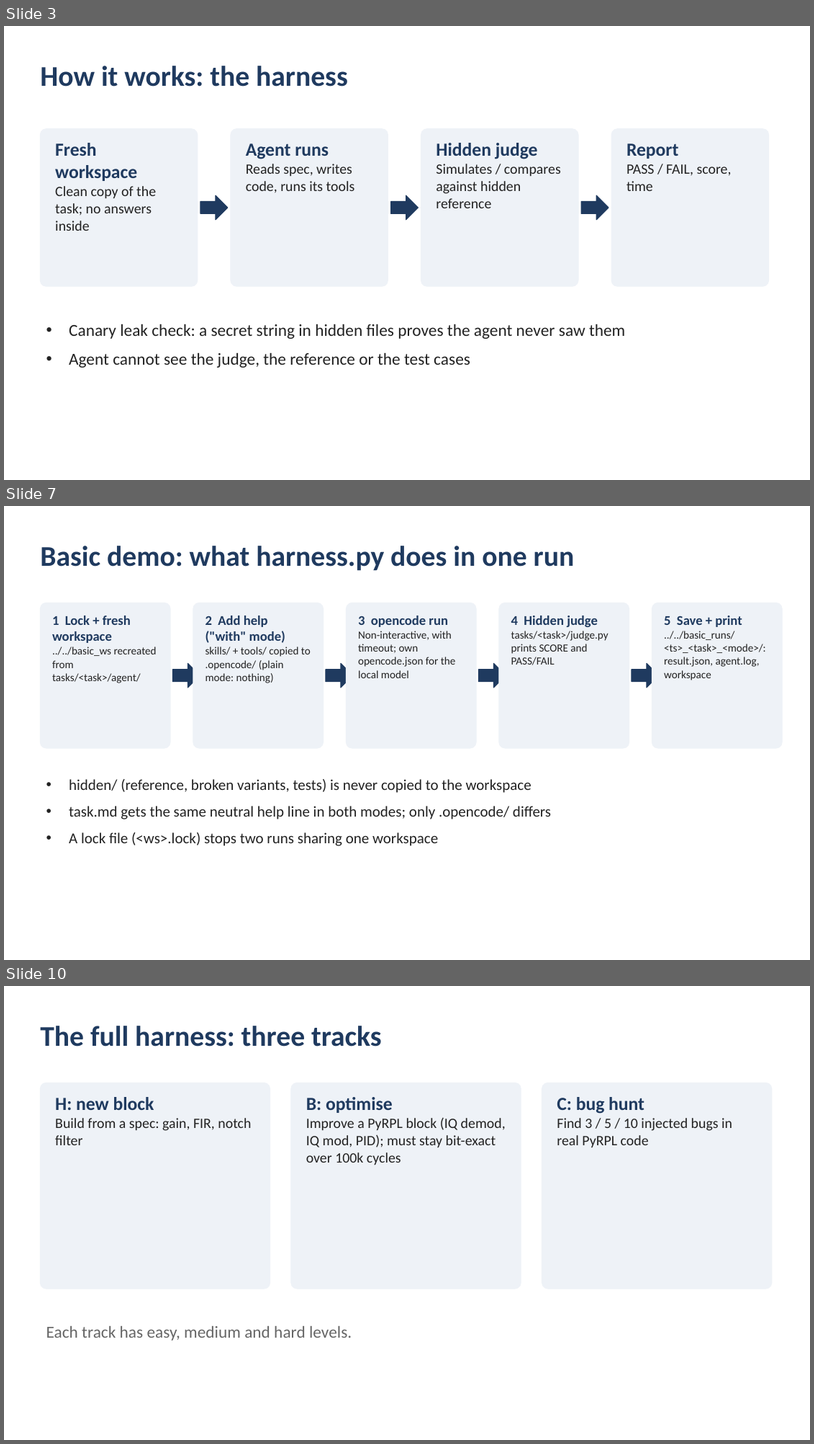
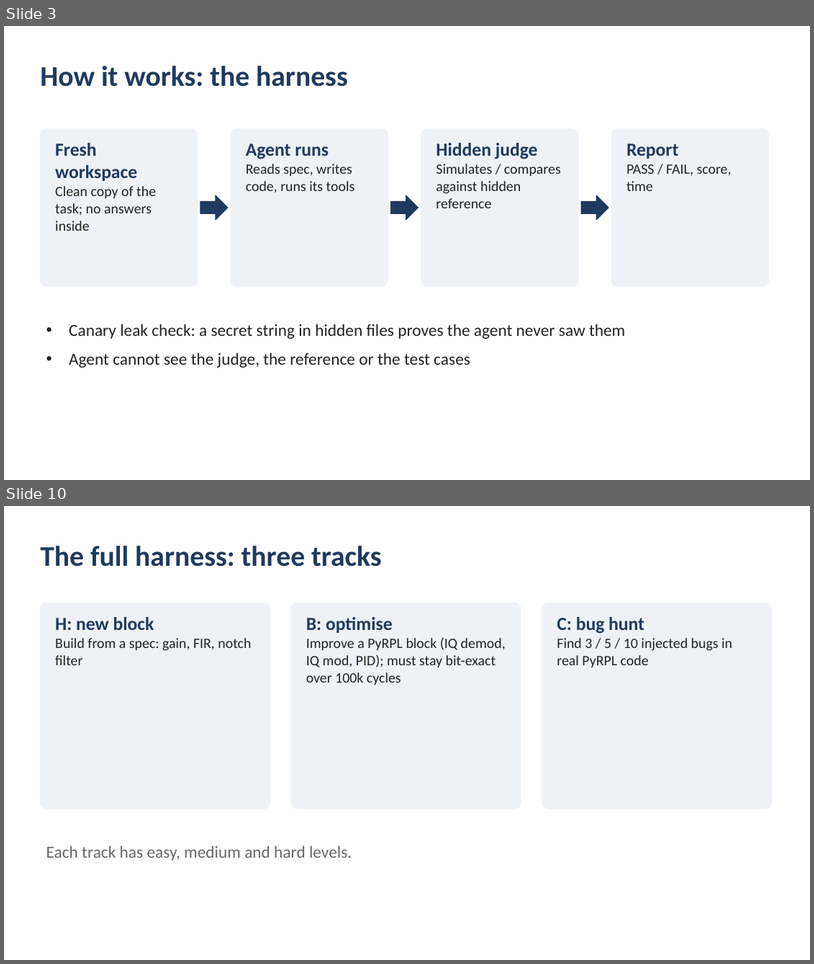
Before and after one commit to SiddharthaKR/testlocal, a slide deck: docs/AI_FPGA_demo_summary.pptx. Shown one above the other, each under a label of ours: slides 3, 7 and 10 before the commit, slides 3 and 10 after it; the slides between them are not shown. The pictures are 814x1444 and 814x964 pixels, drawn with LibreOffice and Linux fonts; fonts in the diff are those of the drawing. Boxes give left, top, right and bottom in pixels: in the first picture for what was removed or moved away, otherwise in the second. Text is boxed around its words. In the diff, an @@ line names an element or a change of style, - is before the commit and + after.

```diff
--- a/docs/AI_FPGA_demo_summary.pptx
+++ b/docs/AI_FPGA_demo_summary.pptx
@@ slide 7 removed at [4,506,810,960], background #FFFFFF @@
@@ text removed at [40,546,575,571] @@
-Basic demo: what harness.py does in one run
@@ rounded rectangle removed at [40,602,170,748] @@
@@ rounded rectangle removed at [193,602,324,748] @@
@@ rounded rectangle removed at [347,602,476,748] @@
@@ rounded rectangle removed at [499,602,630,748] @@
@@ rounded rectangle removed at [653,602,782,748] @@
@@ text removed at [52,615,157,683] @@
-1 Lock + fresh workspace
-../../basic_ws recreated from tasks/<task>/agent/
@@ text removed at [206,615,311,683] @@
-2 Add help ("with" mode)
-skills/ + tools/ copied to .opencode/ (plain mode: nothing)
@@ text removed at [358,615,456,678] @@
-3 opencode run
-Non-interactive, with timeout; own opencode.json for the local model
@@ text removed at [512,615,609,665] @@
-4 Hidden judge
-tasks/<task>/judge.py prints SCORE and PASS/FAIL
@@ text removed at [664,615,766,680] @@
-5 Save + print
-../../basic_runs/<ts>_<task>_<mode>/: result.json, agent.log, workspace
@@ right arrow removed at [172,663,200,687] @@
@@ right arrow removed at [326,663,353,687] @@
@@ right arrow removed at [479,663,506,687] @@
@@ right arrow removed at [632,663,659,687] @@
@@ text removed at [69,779,551,846] @@
-• hidden/ (reference, broken variants, tests) is never copied to the workspace
-• task.md gets the same neutral help line in both modes; only .opencode/ differs
-• A lock file (<ws>.lock) stops two runs sharing one workspace
```
Also in this commit, not shown: 1 slide changed, 5 slides added, 4 other slides removed.
